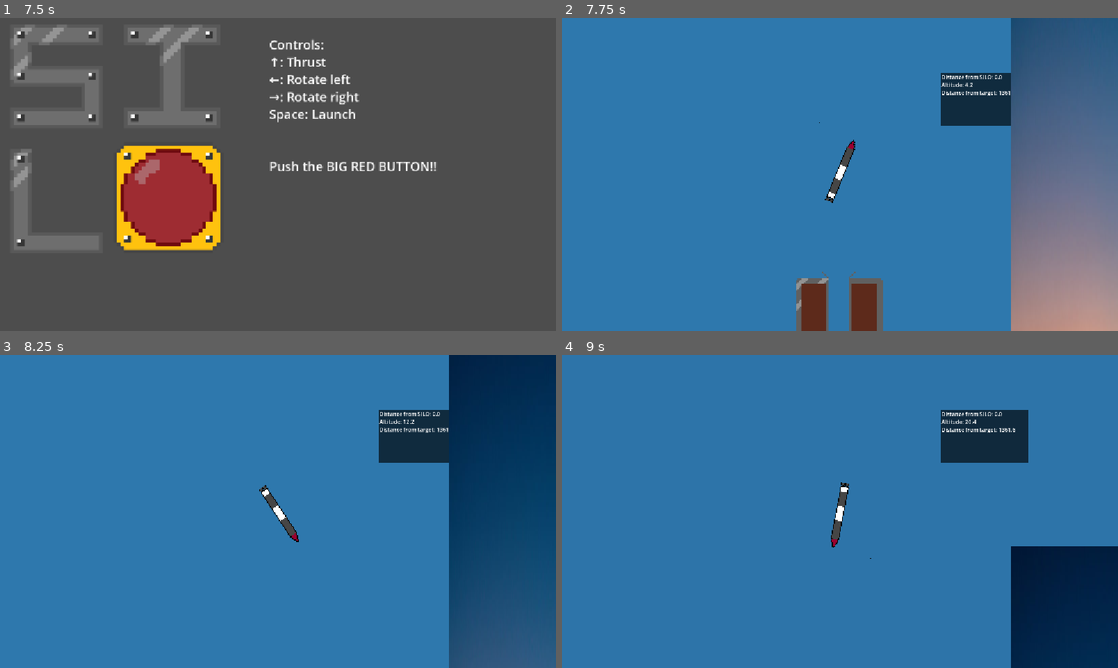
Above: before the commit, frames 1-4 (two rows, left to right).
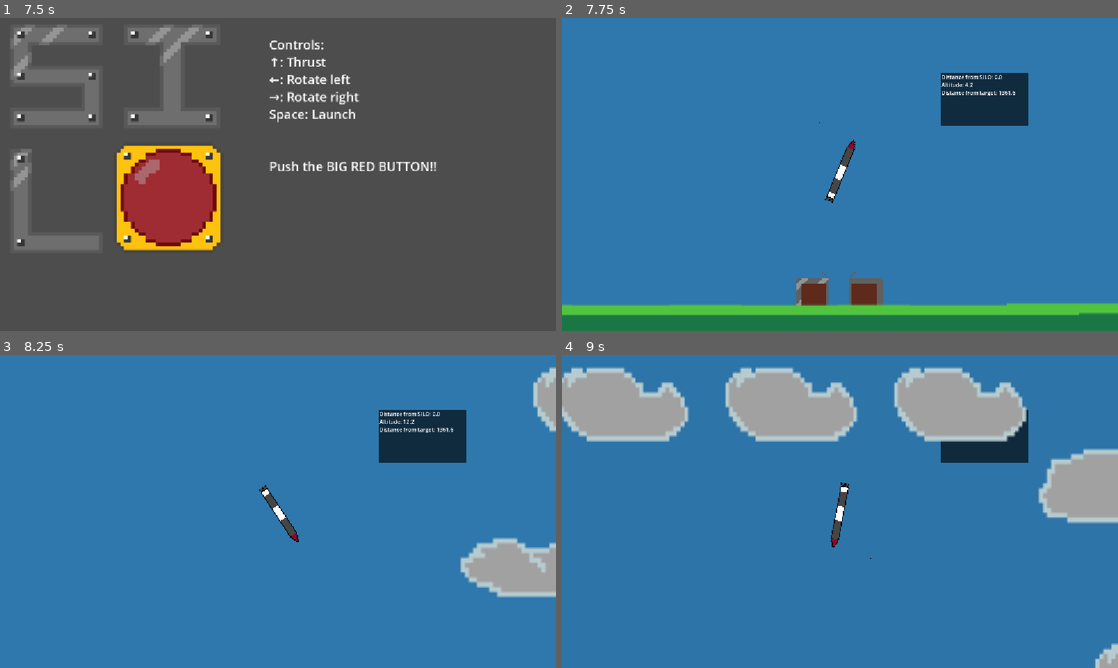
Above: after the commit, the same moments.

Repository: moocow-web/silogame
Game: Godot game, scene res://home.tscn
The game is run twice, just before and just after one commit, with the same random seed, the same clock (stepped at 60 frames per second) and the same inputs.
Inputs (mouse positions are in pixels of both pictures, inside the frame that each line leads up to):
- Up to frame 1 (7.5 s): tap Enter (ui_accept) at 0.5, 0.77, 1.25, 1.52, 2, 2.75, 3.02, 3.5, 3.77, 4.25, 4.52, 6.02, 6.77 s; move the mouse to (400, 158) at 0.52 s; hold Right (ui_right) 0.53-1.28 s; tap Alt every 1.5 s from 0.6 to 6.6 s; click (400, 158) at 0.67 s; move the mouse to (166, 190) at 1.27 s; hold Down 1.28-2.03 s; tap Shift every 1.5 s from 1.35 to 7.35 s; move the mouse to (333, 105) at 2.02 s; hold Right (ui_right) 2.03-2.78 s; move the mouse to (250, 237) at 2.77 s; hold Up (ui_up) 2.78-3.53 s; click (250, 237) at 2.92 s; move the mouse to (444, 221) at 3.52 s; hold Left (ui_left) 3.53-5.03 s; move the mouse to (111, 127) at 4.27 s; move the mouse to (305, 174) at 5.02 s; hold Down 5.03-5.78 s; click (305, 174) at 5.17 s; move the mouse to (194, 96) at 5.77 s; hold Right (ui_right) 5.78-6.53 s; move the mouse to (400, 158) at 6.52 s; hold Up (ui_up) 6.53-7.28 s; move the mouse to (166, 190) at 7.27 s; hold Right (ui_right) from 7.28 s (still down); click (166, 190) at 7.42 s
- Up to frame 2 (7.75 s): keep holding Right (ui_right); tap Enter (ui_accept) at 7.52 s
- Up to frame 3 (8.25 s): move the mouse to (422, 436) at 8.02 s; release Right (ui_right) at 8.03 s; hold Down from 8.03 s (still down); tap Alt at 8.1 s; click (422, 436) at 8.17 s
- Up to frame 4 (9 s): move the mouse to (812, 574) at 8.77 s; release Down at 8.78 s; hold Left (ui_left) from 8.78 s (still down); tap Shift at 8.85 s

Frame 1 is identical in both runs. In frame 2, 26% of the frame differs, in the area x 0-100%, y 0-100%; in frame 3, 19%; in frame 4, 24%.

Commit message:
finish gen

Diff:
--- a/gen.gd
+++ b/gen.gd
@@ -1,14 +1,22 @@
 extends Area2D
 const SLICE = preload("uid://bx3irw6xshatd")
+const SLICE_2 = preload("uid://bbjt22h0vibu3")
+var c
 # Called when the node enters the scene tree for the first time.
 func _ready() -> void:
-	pass # Replace with function body.
+	position.x = -5000
 
 
 # Called every frame. 'delta' is the elapsed time since the previous frame.
 func _process(delta: float) -> void:
-	if position.x < 20000000:
+	c = randi_range(1, 4)
+	if position.x < 20000000 && c == 1:
 		position.x += 500
 		var slice = SLICE.instantiate()
 		slice.position = position
 		add_sibling(slice)
+	if position.x < 20000000 && c > 1:
+		position.x += 500
+		var slice = SLICE_2.instantiate()
+		slice.position = position
+		add_sibling(slice)
--- a/slice.tscn
+++ b/slice.tscn
@@ -1,10 +1,10 @@
 [gd_scene format=3 uid="uid://bx3irw6xshatd"]
 
-[ext_resource type="Texture2D" uid="uid://b0xjandwlvi0c" path="res://360_F_250069352_PitJVkjli6V2SHg1iebombLyuKDbjV3y.jpg" id="1_i53yn"]
+[ext_resource type="Texture2D" uid="uid://qg8lhv1uhkw2" path="res://slice1.png" id="1_i53yn"]
 
 [node name="Node2D" type="Node2D" unique_id=2071494175]
 
 [node name="Sprite2D" type="Sprite2D" parent="." unique_id=271652375]
-position = Vector2(276, -648)
-scale = Vector2(1, 7.177778)
+position = Vector2(375.25003, -6864.7607)
+scale = Vector2(5.964845, 7.204845)
 texture = ExtResource("1_i53yn")
--- /dev/null
+++ b/slice2.tscn
@@ -0,0 +1,10 @@
+[gd_scene format=3 uid="uid://bbjt22h0vibu3"]
+
+[ext_resource type="Texture2D" uid="uid://b0eaabtq8q5yj" path="res://slice2.png" id="1_joerx"]
+
+[node name="Node2D" type="Node2D" unique_id=2071494175]
+
+[node name="Sprite2D" type="Sprite2D" parent="." unique_id=271652375]
+position = Vector2(349.99994, -6862)
+scale = Vector2(5.5703125, 7.207541)
+texture = ExtResource("1_joerx")
Binary file added: slice1.png
Not shown, added: slice1.png.import
Binary file added: slice2.png
Not shown, added: slice2.png.import
